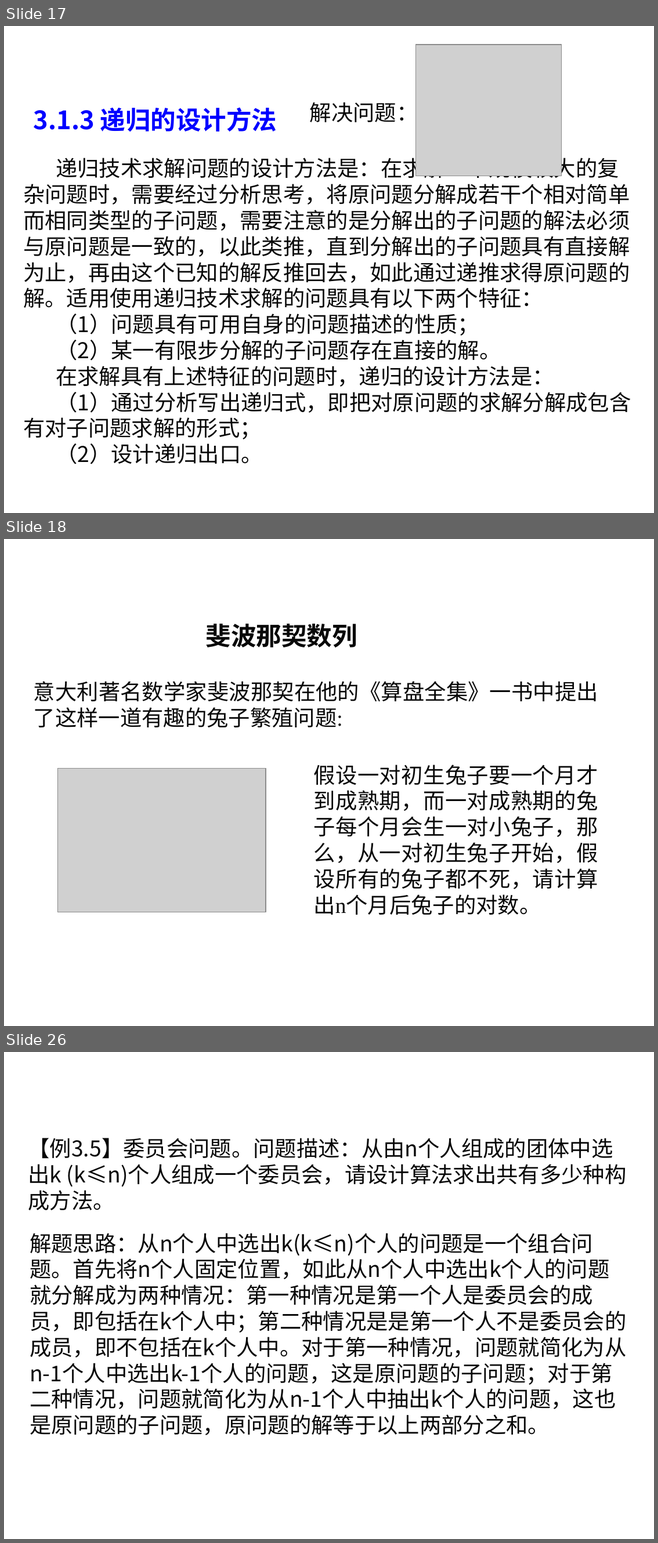
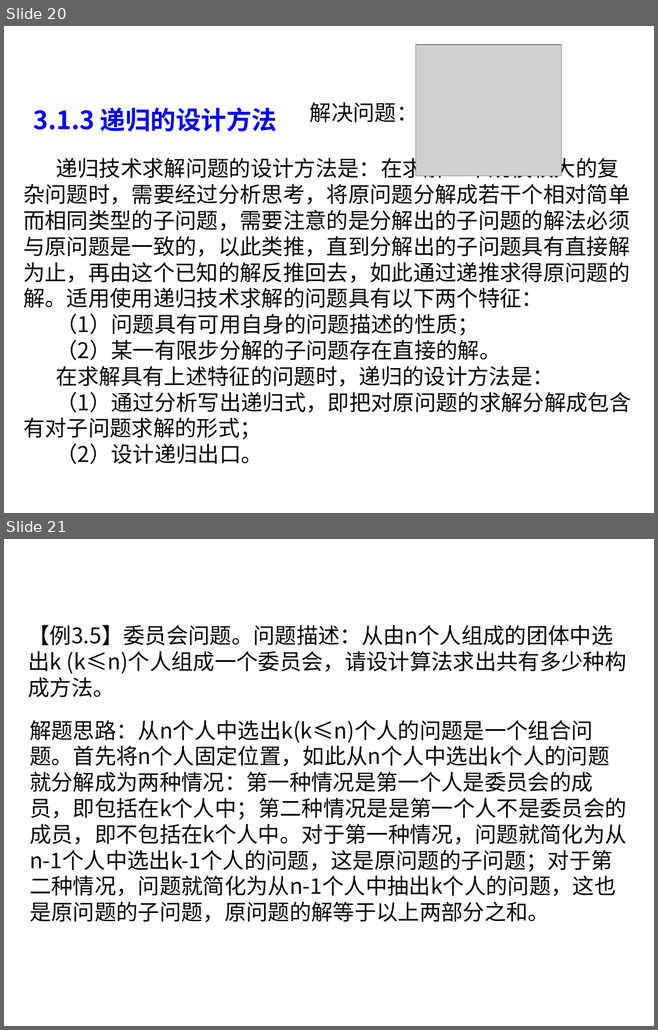
Before and after one commit to liutongling/DP, a slide deck: file/第3章 分治法计.pptx. Shown one above the other, each under a label of ours: slides 17, 18 and 26 before the commit, slides 20 and 21 after it; the slides between them are not shown. The pictures are 658x1543 and 658x1030 pixels, drawn with LibreOffice and Linux fonts; fonts in the diff are those of the drawing; grey boxes stand for pictures; background and template pictures are left out. Boxes give left, top, right and bottom in pixels: in the first picture for what was removed or moved away, otherwise in the second. Text is boxed around its words. In the diff, an @@ line names an element or a change of style, - is before the commit and + after.

```diff
--- a/file/第3章 分治法计.pptx
+++ b/file/第3章 分治法计.pptx
@@ slide 18 removed at (x1=4, y1=539, x2=654, y2=1026), background #FFFFFF @@
@@ text removed at (x1=206, y1=624, x2=357, y2=647) @@
-斐波那契数列
@@ text removed at (x1=34, y1=681, x2=598, y2=727) @@
-意大利著名数学家斐波那契在他的《算盘全集》一书中提出了这样一道有趣的兔子繁殖问题:
@@ text removed at (x1=314, y1=765, x2=598, y2=915) @@
-假设一对初生兔子要一个月才到成熟期，而一对成熟期的兔子每个月会生一对小兔子，那么，从一对初生兔子开始，假设所有的兔子都不死，请计算出n个月后兔子的对数。
@@ picture removed at (x1=58, y1=768, x2=266, y2=912) @@
@@ what was slide 17 is now slide 20 @@
@@ what was slide 26 is now slide 21 @@
```
Also in this commit, not shown: 4 slides changed, 4 slides added, 9 other slides removed, 2 other files.
